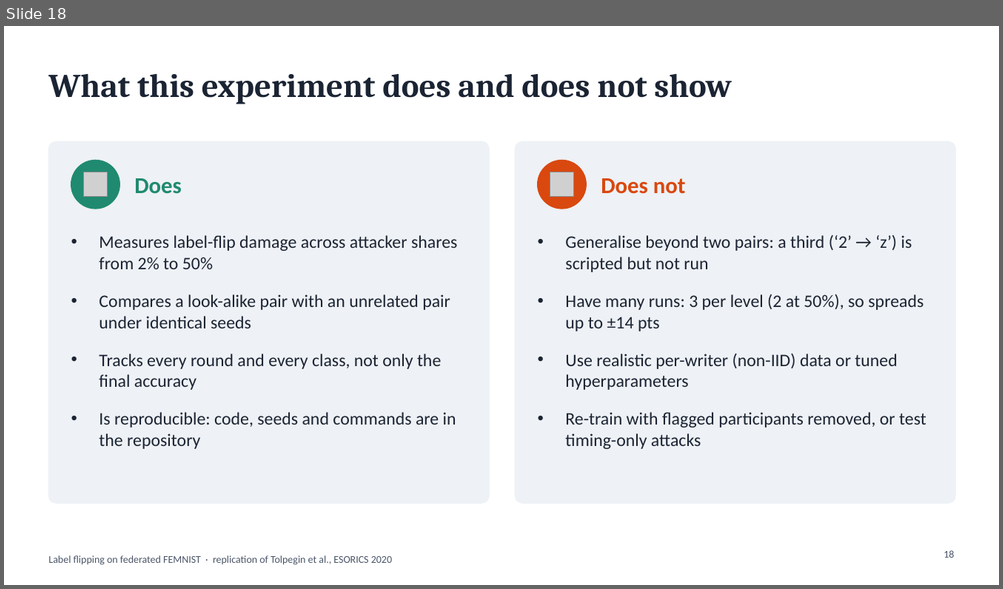
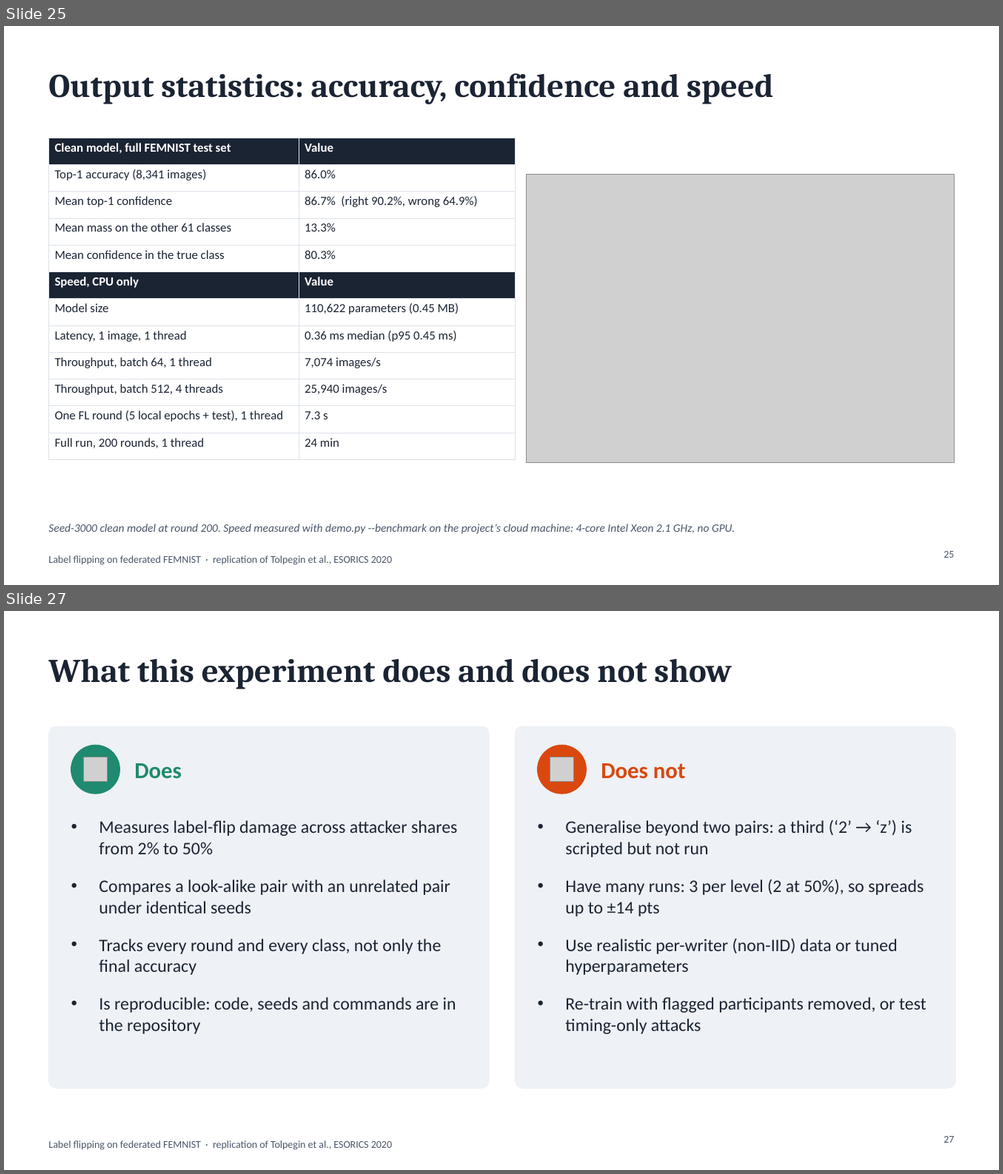
Before and after one commit to wetthamm/FederatedLearning, a slide deck: writeup/FEMNIST_label_flipping.pptx. Shown one above the other, each under a label of ours: slide 18 before the commit, slides 25 and 27 after it; the slides between them are not shown. The pictures are 1003x589 and 1003x1174 pixels, drawn with LibreOffice and Linux fonts; fonts in the diff are those of the drawing; grey boxes stand for pictures. Boxes give left, top, right and bottom in pixels: in the first picture for what was removed or moved away, otherwise in the second. Text is boxed around its words. In the diff, an @@ line names an element or a change of style, - is before the commit and + after.

```diff
--- a/writeup/FEMNIST_label_flipping.pptx
+++ b/writeup/FEMNIST_label_flipping.pptx
@@ slide 25 added at bbox=[4, 26, 999, 585], background #FFFFFF; not listed: 1 template element that a slide beside it also shows @@
@@ title added at bbox=[48, 73, 773, 104], 32 pt, text #1B2433, bold @@
+Output statistics: accuracy, confidence and speed
@@ table added at bbox=[48, 138, 515, 452], 12 rows, 2 columns @@
+Clean model, full FEMNIST test set | Value
+Top-1 accuracy (8,341 images) | 86.0%
+Mean top-1 confidence | 86.7% (right 90.2%, wrong 64.9%)
+Mean mass on the other 61 classes | 13.3%
+Mean confidence in the true class | 80.3%
+Speed, CPU only | Value
+Model size | 110,622 parameters (0.45 MB)
+Latency, 1 image, 1 thread | 0.36 ms median (p95 0.45 ms)
+Throughput, batch 64, 1 thread | 7,074 images/s
+Throughput, batch 512, 4 threads | 25,940 images/s
+One FL round (5 local epochs + test), 1 thread | 7.3 s
+Full run, 200 rounds, 1 thread | 24 min
@@ picture added at bbox=[526, 175, 954, 464] @@
@@ text added at bbox=[48, 524, 734, 534], 11 pt, text #4A5568, italic @@
+Seed-3000 clean model at round 200. Speed measured with demo.py --benchmark on the project’s cloud machine: 4-core Intel Xeon 2.1 GHz, no GPU.
@@ page number added at bbox=[943, 551, 953, 558], 10 pt, text #4A5568 @@
+25
@@ what was slide 18 is now slide 27 @@
@@ page number at bbox=[943, 1136, 953, 1143]: text changed @@
-18
+27
```
Also in this commit, not shown: 10 other slides added, 27 other files.
